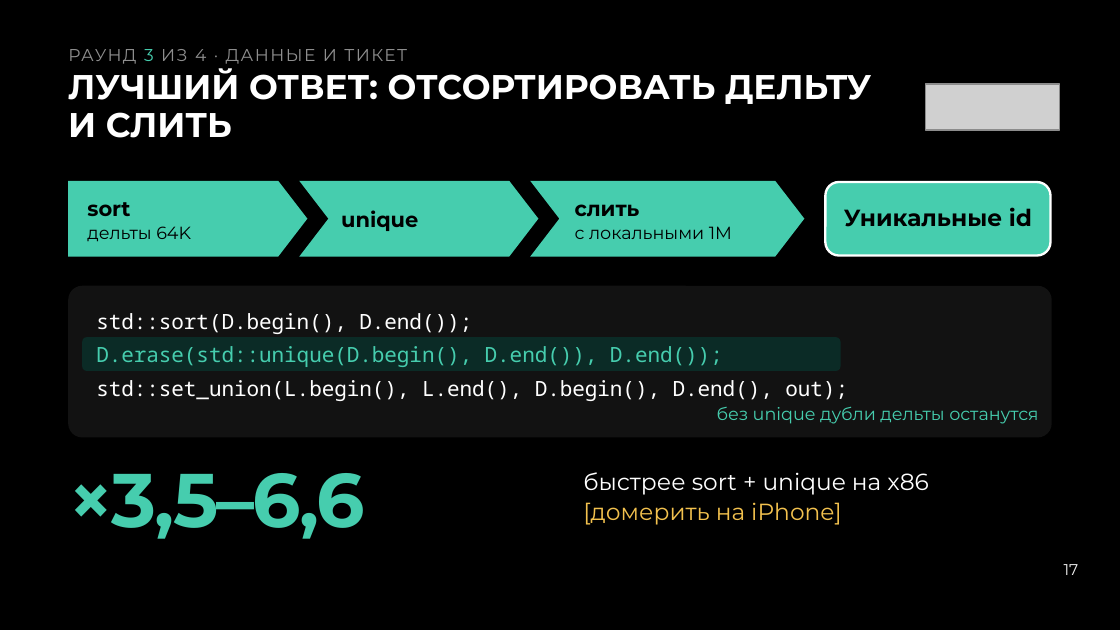
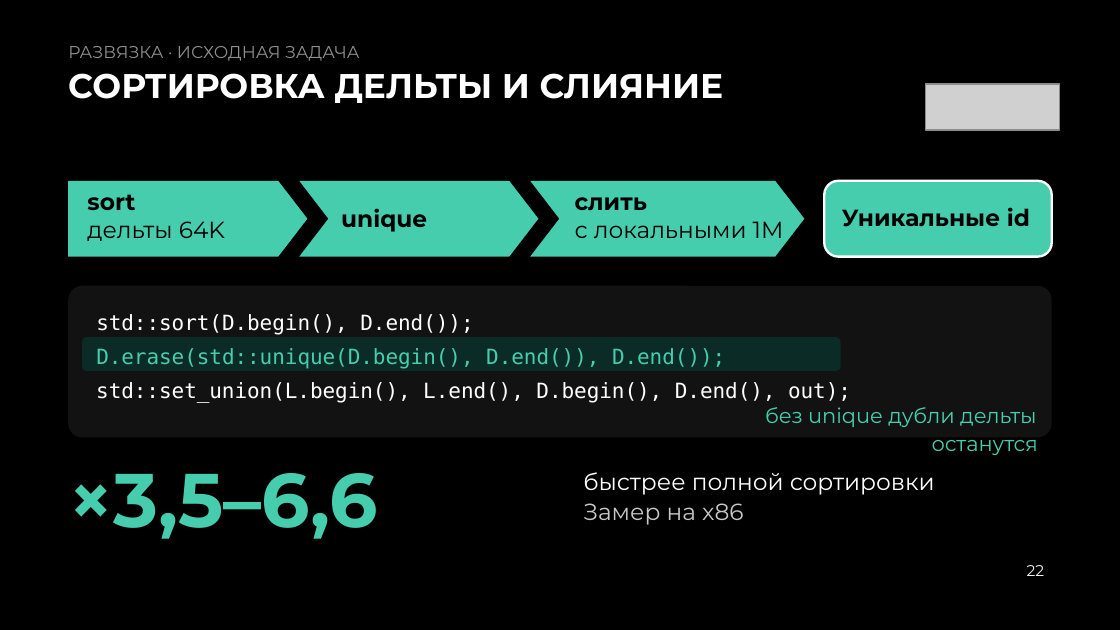
Before and after one commit to Neoron95/conference-hardfest-algorithms, a slide deck: slide 22 of prep/deck/hardfest2026_deck.pptx (slide 17 before the commit). Drawn at 1120x630 pixels with LibreOffice and Linux fonts; fonts in the diff are those of the drawing; grey boxes stand for pictures. Boxes give left, top, right and bottom in pixels: in the first picture for what was removed or moved away, otherwise in the second. Text is boxed around its words. In the diff, an @@ line names an element or a change of style, - is before the commit and + after.

```diff
--- a/prep/deck/hardfest2026_deck.pptx
+++ b/prep/deck/hardfest2026_deck.pptx
@@ text removed at (68, 49, 407, 64) @@
-РАУНД 3 ИЗ 4 · ДАННЫЕ И ТИКЕТ
@@ text added at (68, 46, 360, 61), 11 pt, text #8F8F8F @@
+РАЗВЯЗКА · ИСХОДНАЯ ЗАДАЧА
@@ text removed at (68, 68, 871, 138) @@
-ЛУЧШИЙ ОТВЕТ: ОТСОРТИРОВАТЬ ДЕЛЬТУ И СЛИТЬ
@@ text added at (68, 73, 724, 103), 22 pt, text #FFFFFF, bold @@
+СОРТИРОВКА ДЕЛЬТЫ И СЛИЯНИЕ
@@ text added at (87, 194, 135, 210), 15 pt, text #000000, bold @@
+sort
@@ text "unique" at (341, 208, 427, 232): size 13.5 to 15 pt @@
@@ text added at (575, 197, 647, 211), 15 pt, text #000000, bold @@
+слить
@@ text "Уникальные id" at (842, 207, 1030, 227): alignment centre to left @@
@@ text at (87, 221, 225, 241): text changed; size 11.2 to 15 pt @@
-sort
-дельты 64K
+дельты 64K
@@ text at (575, 221, 784, 238): text changed; size 11.2 to 15 pt @@
-слить
-с локальными 1M
+с локальными 1M
@@ text added at (96, 314, 473, 335), 13.5 pt, text #FFFFFF @@
+std::sort(D.begin(), D.end());
@@ text added at (96, 348, 725, 369), 13.5 pt, text #46CDAE @@
+D.erase(std::unique(D.begin(), D.end()), D.end());
@@ text at (96, 382, 851, 403): text changed; font Noto Sans Mono to DejaVu Sans Mono @@
-std::sort(D.begin(), D.end());
-D.erase(std::unique(D.begin(), D.end()), D.end());
-std::set_union(L.begin(), L.end(), D.begin(), D.end(), out);
+std::set_union(L.begin(), L.end(), D.begin(), D.end(), out);
@@ text at (765, 407, 1037, 427): text changed; size 11.2 to 13.5 pt @@
-без unique дубли дельты останутся
+без unique дубли дельты
@@ text added at (932, 440, 1038, 455), 13.5 pt, text #46CDAE @@
+останутся
@@ text "×3,5–6,6" at (68, 473, 377, 539): letter spacing -1.1 to 0 pt @@
@@ text removed at (583, 472, 929, 525) @@
-быстрее sort + unique на x86
-[домерить на iPhone]
@@ text added at (583, 472, 935, 495), 15 pt, text #FFFFFF @@
+быстрее полной сортировки
@@ text added at (583, 503, 744, 525), 15 pt, text #C8C8C8 @@
+Замер на x86
@@ text added at (1027, 565, 1045, 576), 10 pt, text #EFEFEF @@
+22
@@ page number removed at (1064, 564, 1079, 575) @@
-17
```
Also in this commit, not shown: 34 other slides changed, 15 slides added, 12 slides removed, 52 other files.
